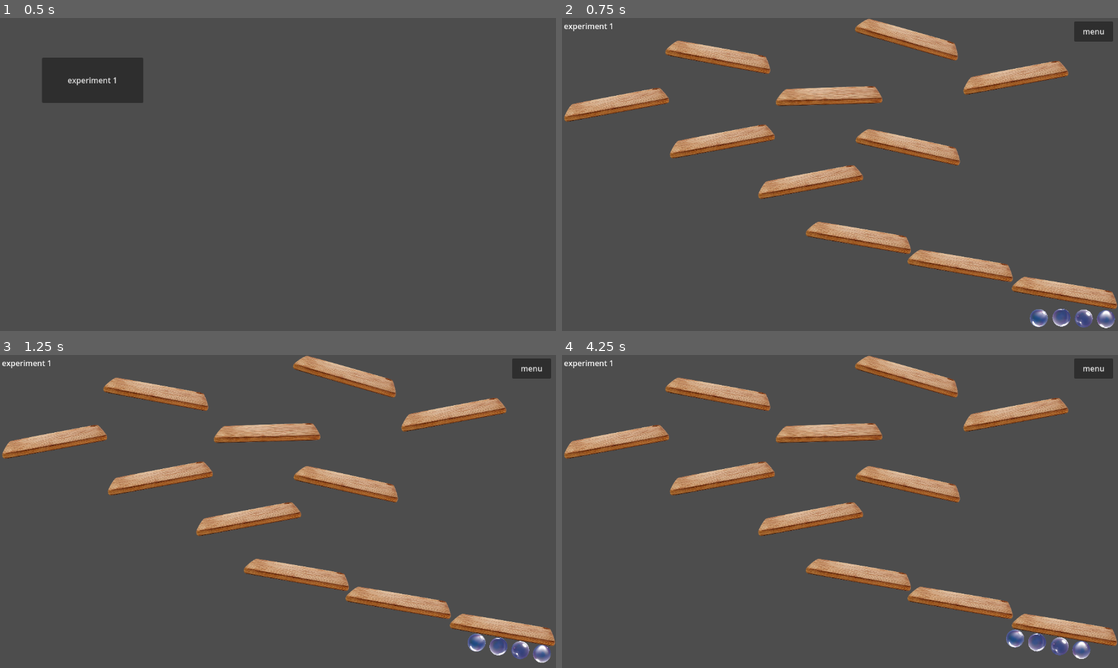
Above: before the commit, frames 1-4 (two rows, left to right).
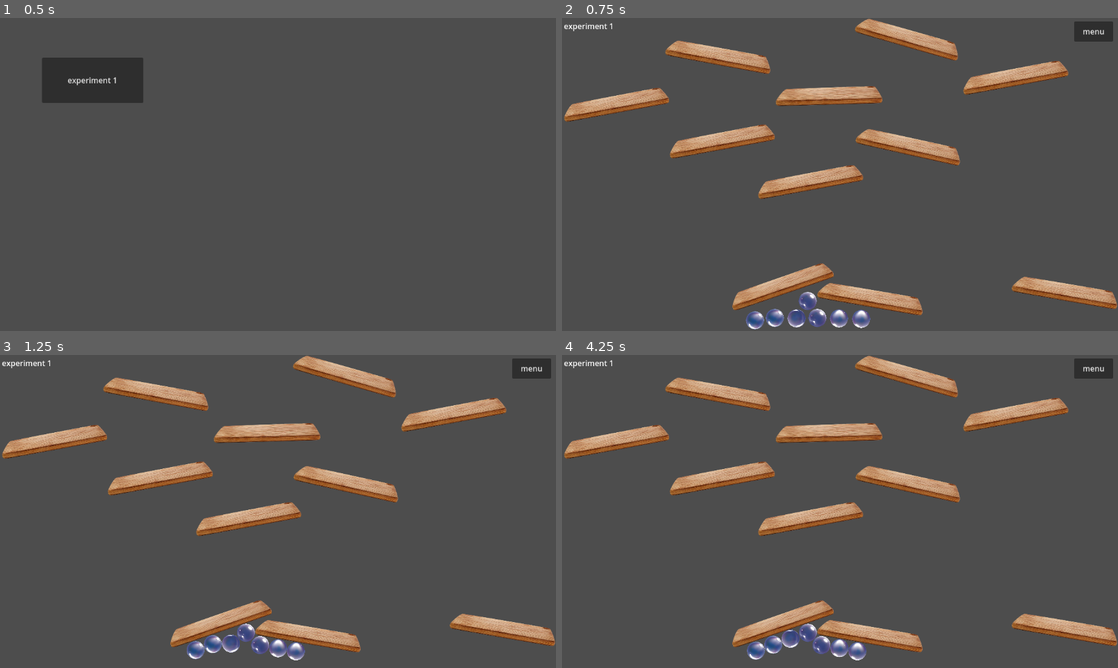
Above: after the commit, the same moments.

Repository: outrightmental/ggj25-bubble-up
Game: Godot game, scene res://scenes/main.tscn
Same seed, same stepped clock (60 frames per second), same inputs: the game is played once before the commit and once after it.
Inputs:
- Up to frame 1 (0.5 s): no input
- Up to frame 2 (0.75 s): click "experiment 1" at 0.5 s
- Up to frame 3 (1.25 s): no input
- Up to frame 4 (4.25 s): click "menu" at 1.25 s; click "experiment 1" at 2 s

Frame 1 is identical in both runs. In frame 2, 5.7% of the frame differs, in the area x 30-100%, y 65-100%; in frame 3, 5.6%; in frame 4, 5.7%.

Commit message:
checkpoint

Diff:
--- a/project/scenes/experiment_1/board/board.tscn
+++ b/project/scenes/experiment_1/board/board.tscn
@@ -1,11 +1,11 @@
-[gd_scene load_steps=2 format=3 uid="uid://d4cmqk53ynl56"]
+[gd_scene load_steps=3 format=3 uid="uid://d4cmqk53ynl56"]
 
 [ext_resource type="Texture2D" uid="uid://do8ueajwct3ud" path="res://assets/board.png" id="1_hd0ap"]
+[ext_resource type="Script" path="res://scenes/experiment_1/board/board.gd" id="1_hdwxx"]
 
-[node name="RigidBody2D" type="RigidBody2D"]
-mass = 1.087
-lock_rotation = true
-freeze = true
+[node name="RigidBody2D" type="CharacterBody2D"]
+motion_mode = 1
+script = ExtResource("1_hdwxx")
 
 [node name="CollisionPolygon2D" type="CollisionPolygon2D" parent="."]
 position = Vector2(-0.724915, 1.62982)
--- a/project/scenes/experiment_1/bubble/bubble.tscn
+++ b/project/scenes/experiment_1/bubble/bubble.tscn
@@ -11,7 +11,7 @@
 
 [node name="Bubble" type="RigidBody2D"]
 physics_material_override = SubResource("PhysicsMaterial_n8s3h")
-gravity_scale = -0.15
+gravity_scale = -0.25
 script = ExtResource("1_a2r14")
 
 [node name="CollisionShape2D" type="CollisionShape2D" parent="."]
--- a/project/scenes/experiment_1/experiment_1.tscn
+++ b/project/scenes/experiment_1/experiment_1.tscn
@@ -21,11 +21,11 @@
 rotation = 0.173615
 
 [node name="board2" parent="." instance=ExtResource("2_c1pti")]
-position = Vector2(828, 510)
-rotation = 0.173615
+position = Vector2(455, 553)
+rotation = -0.328467
 
 [node name="board3" parent="." instance=ExtResource("2_c1pti")]
-position = Vector2(617, 452)
+position = Vector2(641, 579)
 rotation = 0.173615
 
 [node name="board4" parent="." instance=ExtResource("2_c1pti")]
@@ -61,18 +61,29 @@
 rotation = 0.281566
 
 [node name="Bubble" parent="." instance=ExtResource("1_wrxr2")]
-position = Vector2(1081, 624)
+position = Vector2(529, 624)
+
+[node name="Bubble7" parent="." instance=ExtResource("1_wrxr2")]
+position = Vector2(509, 589)
 
 [node name="Bubble2" parent="." instance=ExtResource("1_wrxr2")]
-position = Vector2(1127, 625)
+position = Vector2(574, 625)
+variant = 1
+
+[node name="Bubble5" parent="." instance=ExtResource("1_wrxr2")]
+position = Vector2(620, 626)
 variant = 1
 
 [node name="Bubble3" parent="." instance=ExtResource("1_wrxr2")]
-position = Vector2(1035, 622)
+position = Vector2(486, 625)
 variant = 2
 
 [node name="Bubble4" parent="." instance=ExtResource("1_wrxr2")]
-position = Vector2(988, 623)
+position = Vector2(441, 624)
+variant = 3
+
+[node name="Bubble6" parent="." instance=ExtResource("1_wrxr2")]
+position = Vector2(400, 629)
 variant = 3
 
 [node name="Button" type="Button" parent="."]
